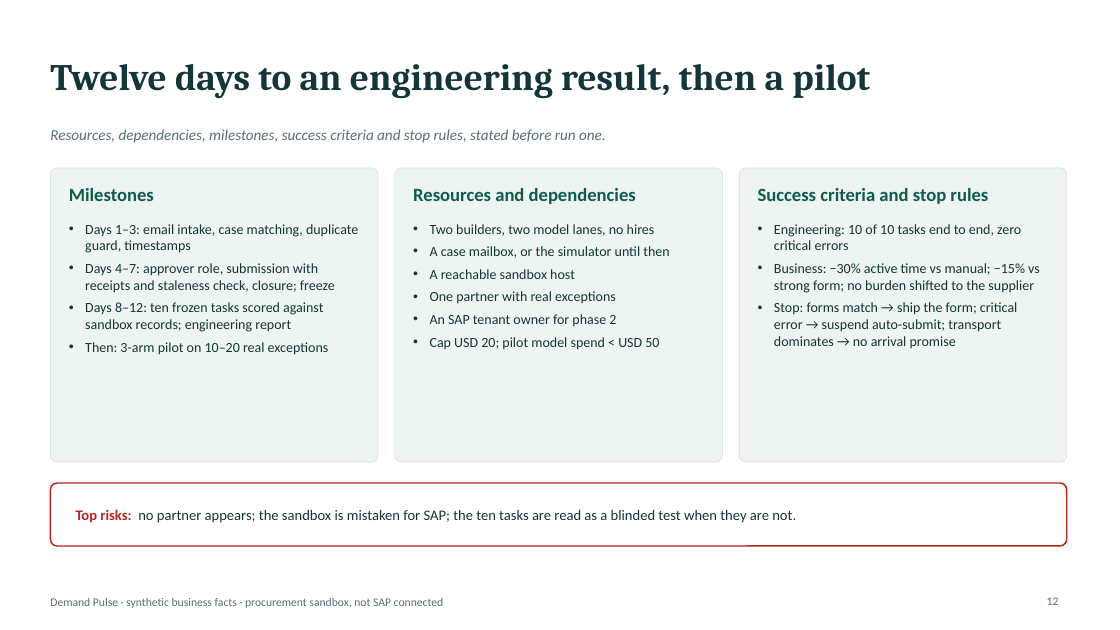
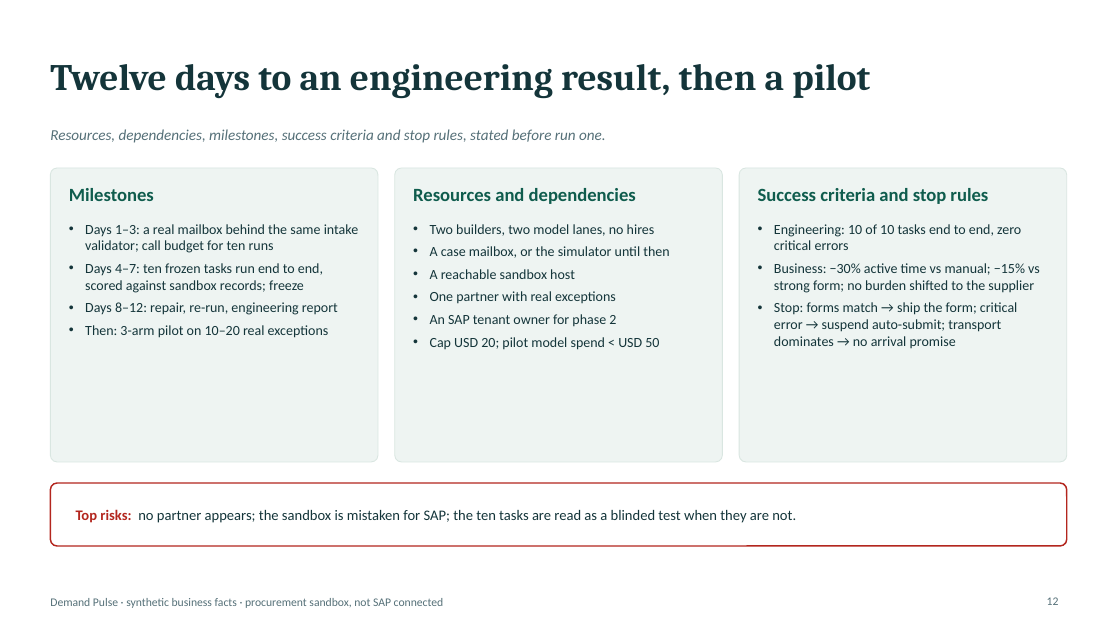
Before and after one commit to logisticPM/sap, a slide deck: slide 12 of presentations/SAP_Demand_Pulse_Business_Case_Deck.pptx. Drawn at 1120x630 pixels with LibreOffice and Linux fonts; fonts in the diff are those of the drawing. Boxes give left, top, right and bottom in pixels: in the first picture for what was removed or moved away, otherwise in the second. Text is boxed around its words. In the diff, an @@ line names an element or a change of style, - is before the commit and + after.

```diff
--- a/presentations/SAP_Demand_Pulse_Business_Case_Deck.pptx
+++ b/presentations/SAP_Demand_Pulse_Business_Case_Deck.pptx
@@ text at [85,224,359,315]: text changed @@
-• Days 1–3: email intake, case matching, duplicate guard, timestamps
-• Days 4–7: approver role, submission with receipts and staleness check, closure; freeze
-• Days 8–12: ten frozen tasks scored against sandbox records; engineering report
+• Days 1–3: a real mailbox behind the same intake validator; call budget for ten runs
+• Days 4–7: ten frozen tasks run end to end, scored against sandbox records; freeze
+• Days 8–12: repair, re-run, engineering report
```
Also in this commit, not shown: 3 other slides changed, 1 slide added, 1 slide removed, 3 other files.
